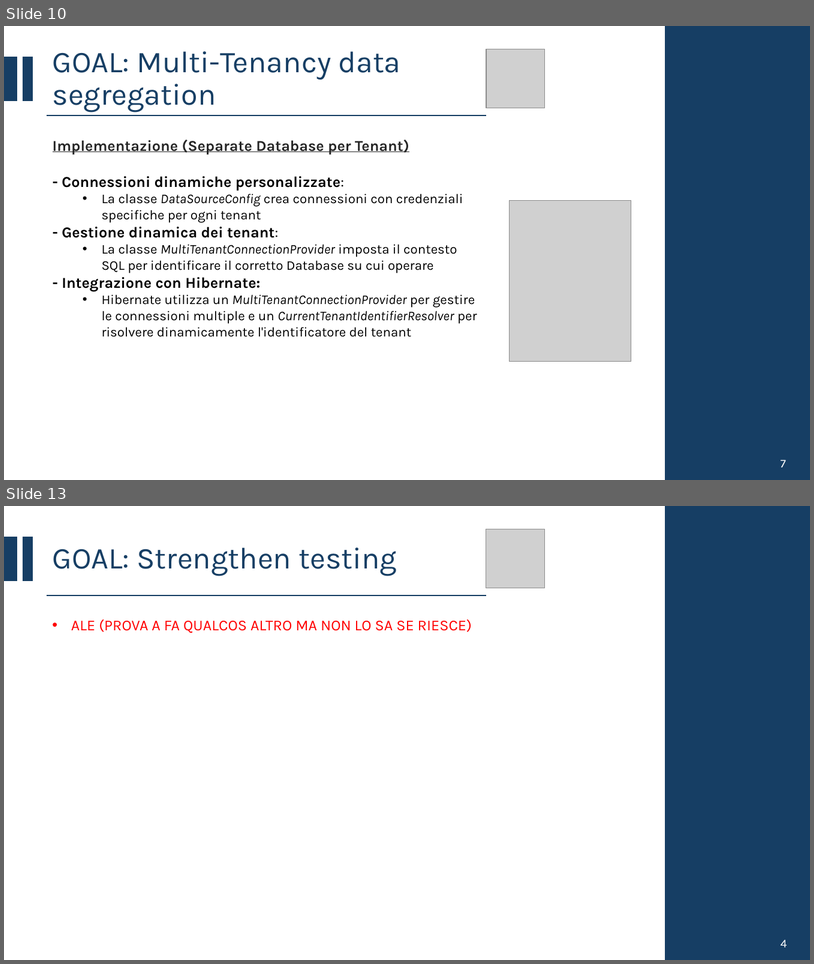
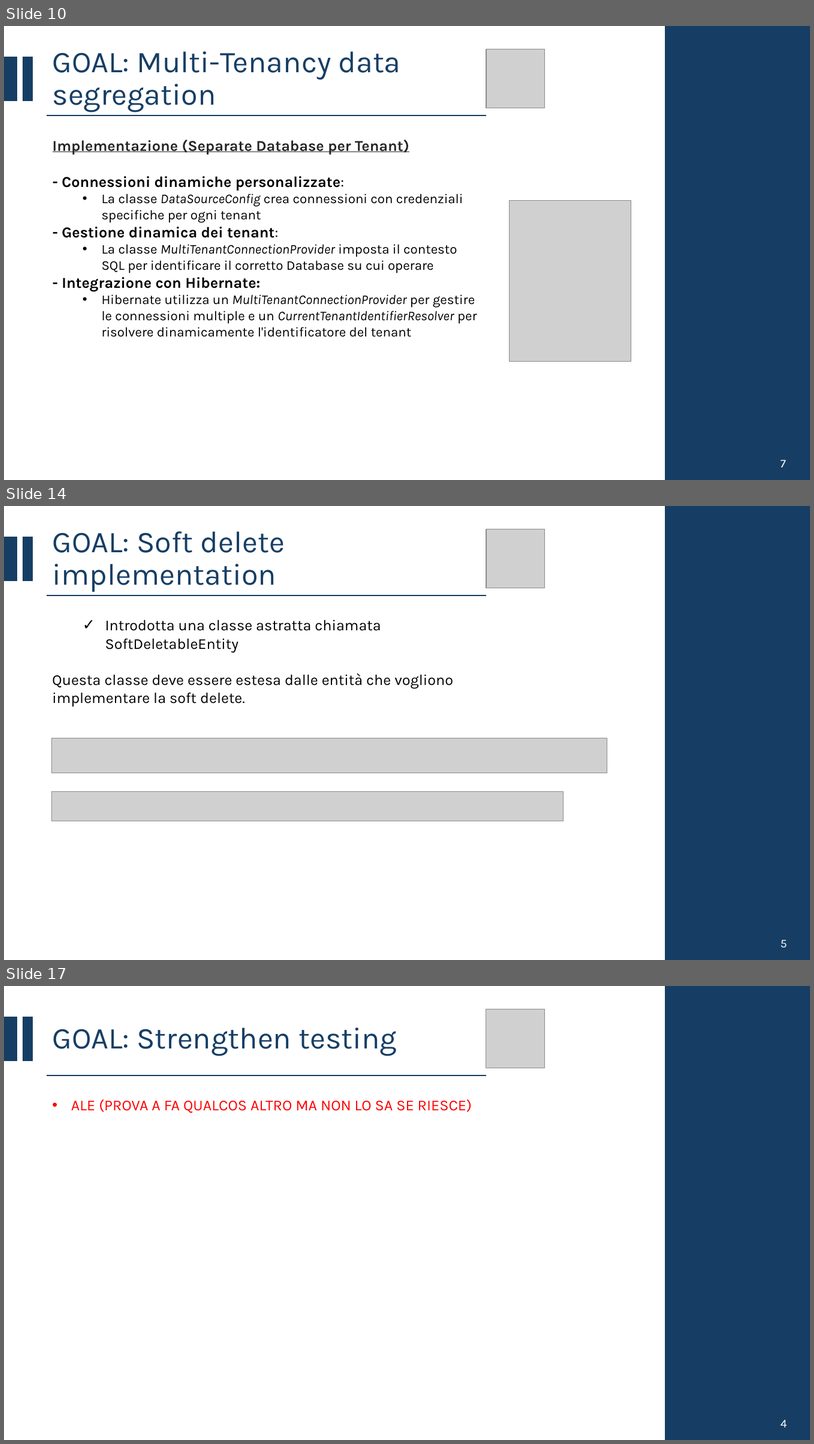
Before and after one commit to CSW-Teams/MS3-docs, a slide deck: ShiftsHappen/Sprint 3/CSW Sprint 3.pptx. Shown one above the other, each under a label of ours: slides 10 and 13 before the commit, slides 10, 14 and 17 after it; the slides between them are not shown. The pictures are 814x964 and 814x1444 pixels, drawn with LibreOffice and Linux fonts; fonts in the diff are those of the drawing; grey boxes stand for pictures. Boxes give left, top, right and bottom in pixels: in the first picture for what was removed or moved away, otherwise in the second. Text is boxed around its words. In the diff, an @@ line names an element or a change of style, - is before the commit and + after.

```diff
--- a/ShiftsHappen/Sprint 3/CSW Sprint 3.pptx
+++ b/ShiftsHappen/Sprint 3/CSW Sprint 3.pptx
@@ slide 14 added at (x1=4, y1=506, x2=810, y2=960), background #FFFFFF @@
@@ rectangle added at (x1=666, y1=506, x2=810, y2=960), fill #163E64, outline #163E64 1.5 pt @@
@@ rectangle added at (x1=4, y1=537, x2=17, y2=580), fill #163E64, outline #163E64 1.5 pt @@
@@ rectangle added at (x1=23, y1=537, x2=32, y2=580), fill #163E64, outline #163E64 1.5 pt @@
@@ title added at (x1=53, y1=531, x2=285, y2=592), 36 pt, text #163E64 @@
+GOAL: Soft delete implementation
@@ picture added at (x1=487, y1=529, x2=545, y2=588) @@
@@ line added from (47, 595) to (487, 595), #163E64 1.5 pt @@
@@ text added at (x1=52, y1=619, x2=453, y2=706), 18 pt, text #000000 @@
+  ✓ Introdotta una classe astratta chiamata SoftDeletableEntity
+Questa classe deve essere estesa dalle entità che vogliono implementare la soft delete.
@@ picture added at (x1=52, y1=738, x2=608, y2=773) @@
@@ picture added at (x1=52, y1=792, x2=564, y2=820) @@
@@ text added at (x1=781, y1=939, x2=788, y2=947), 14 pt, text #FFFFFF @@
+5
@@ what was slide 13 is now slide 17 @@
```
Also in this commit, not shown: 2 slides changed, 3 other slides added.
